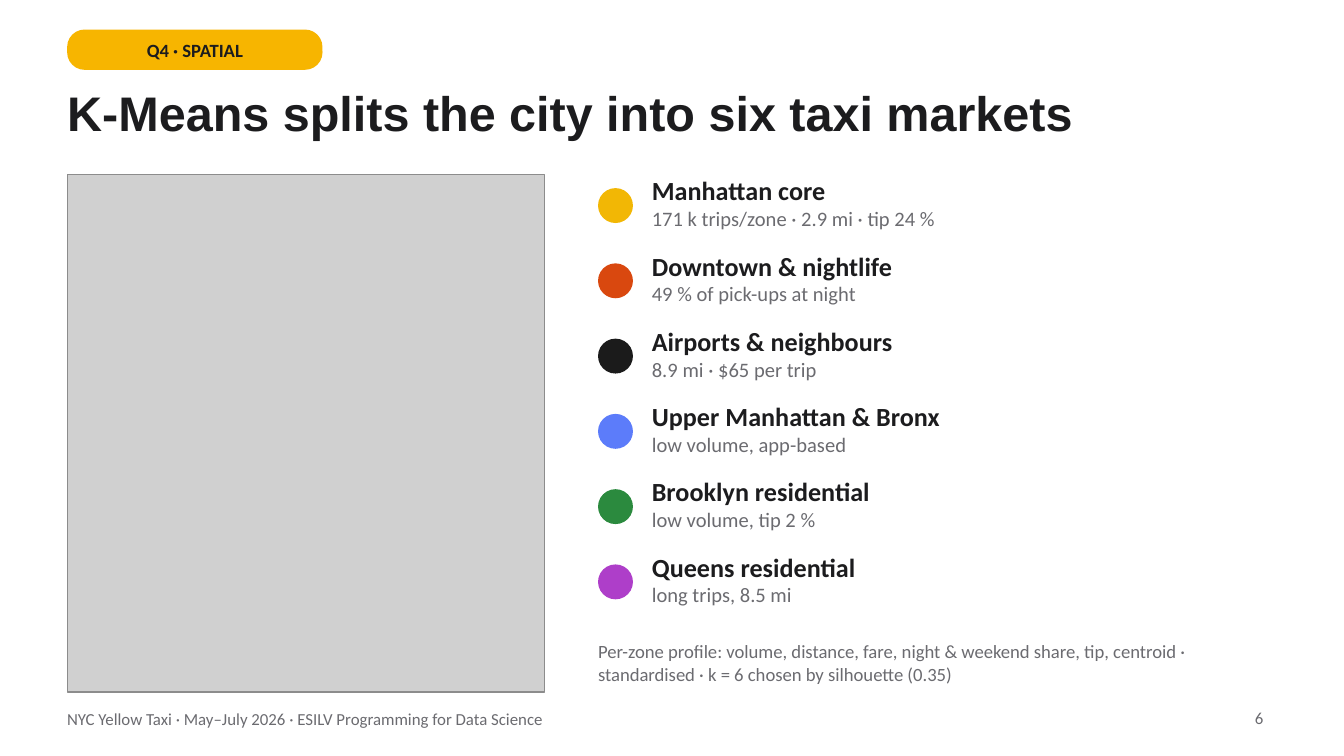
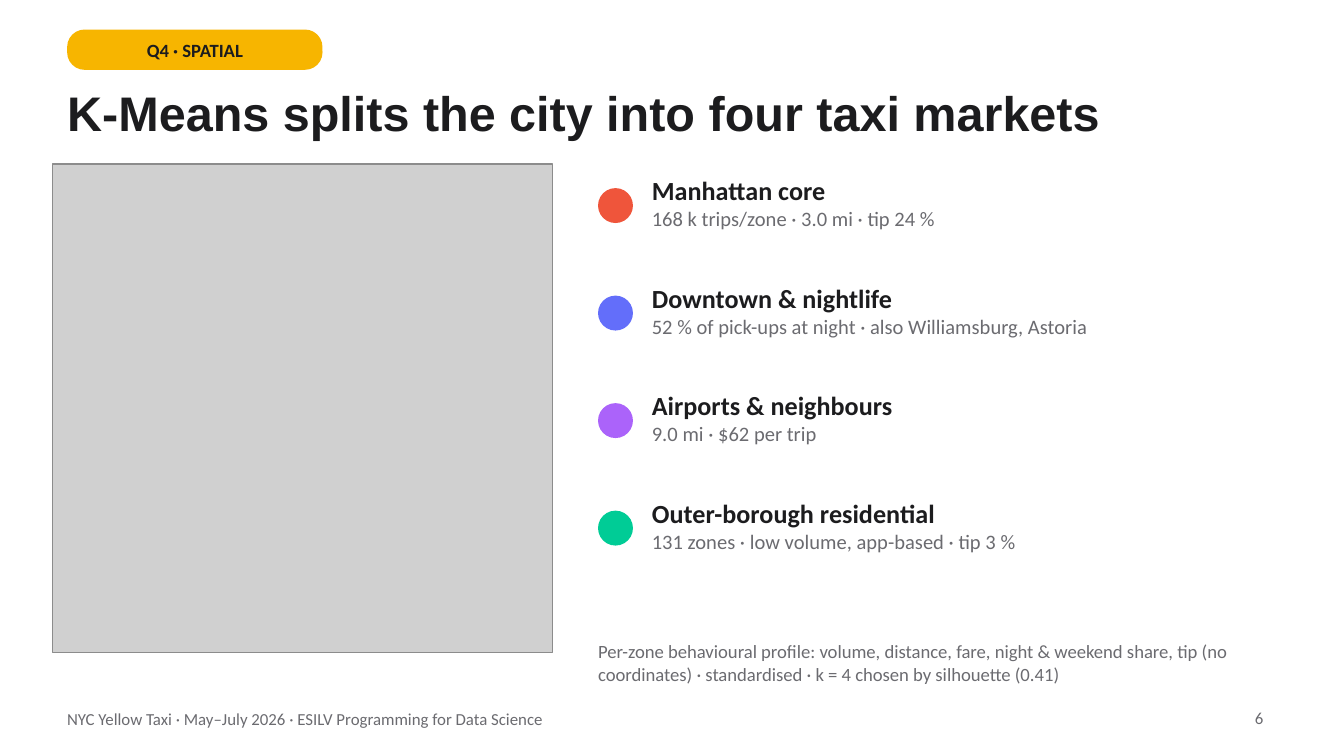
Before and after one commit to diallothierno0223/programming_in_ds_taxi_study, a slide deck: slide 6 of DIALLO_slides.pptx. Drawn at 1344x756 pixels with LibreOffice and Linux fonts; fonts in the diff are those of the drawing; grey boxes stand for pictures. Boxes give left, top, right and bottom in pixels: in the first picture for what was removed or moved away, otherwise in the second. Text is boxed around its words. In the diff, an @@ line names an element or a change of style, - is before the commit and + after.

```diff
--- a/DIALLO_slides.pptx
+++ b/DIALLO_slides.pptx
@@ title at bbox=[67, 96, 1099, 141]: text changed @@
-K-Means splits the city into six taxi markets
+K-Means splits the city into four taxi markets
@@ picture: place and size @@
-picture at bbox=[67, 175, 544, 692]
+picture at bbox=[52, 164, 552, 653]
@@ ellipse at bbox=[598, 188, 633, 223]: fill #F2B705 to #EF553B @@
@@ text at bbox=[652, 212, 915, 230]: text changed @@
-171 k trips/zone · 2.9 mi · tip 24 %
+168 k trips/zone · 3.0 mi · tip 24 %
@@ ellipse: place and size @@
-ellipse at bbox=[598, 263, 633, 298]
+ellipse at bbox=[598, 296, 633, 331]
@@ ellipse at bbox=[598, 296, 633, 331]: fill #D9480F to #636EFA @@
@@ text "Downtown & nightlife": place and size @@
-text "Downtown & nightlife" at bbox=[652, 257, 892, 305]
+text "Downtown & nightlife" at bbox=[652, 289, 1087, 338]
@@ text at bbox=[652, 320, 1087, 338]: text changed @@
-49 % of pick-ups at night
+52 % of pick-ups at night · also Williamsburg, Astoria
@@ ellipse: place and size @@
-ellipse at bbox=[598, 339, 633, 374]
+ellipse at bbox=[598, 403, 633, 438]
@@ ellipse at bbox=[598, 403, 633, 438]: fill #1B1B1B to #AB63FA @@
@@ text "Airports & neighbours": place and size @@
-text "Airports & neighbours" at bbox=[652, 332, 893, 381]
+text "Airports & neighbours" at bbox=[652, 396, 893, 445]
@@ text at bbox=[652, 427, 817, 445]: text changed @@
-8.9 mi · $65 per trip
+9.0 mi · $62 per trip
@@ ellipse removed at bbox=[598, 489, 633, 524] @@
@@ text at bbox=[652, 504, 995, 553]: text changed; size 14 to 11 pt; text colour #1C1C1E to #6B6B70; bold off @@
-Upper Manhattan & Bronx
-low volume, app-based
+Outer-borough residential
+131 zones · low volume, app-based · tip 3 %
@@ text removed at bbox=[652, 482, 870, 531] @@
-Brooklyn residential
-low volume, tip 2 %
@@ ellipse: place and size @@
-ellipse at bbox=[598, 414, 633, 449]
+ellipse at bbox=[598, 511, 633, 546]
@@ ellipse at bbox=[598, 511, 633, 546]: fill #5C7CFA to #00CC96 @@
@@ ellipse removed at bbox=[598, 564, 633, 599] @@
@@ text removed at bbox=[652, 558, 856, 606] @@
-Queens residential
-long trips, 8.5 mi
@@ text at bbox=[598, 644, 1227, 684]: text changed @@
-Per-zone profile: volume, distance, fare, night & weekend share, tip, centroid · standardised · k = 6 chosen by silhouette (0.35)
+Per-zone behavioural profile: volume, distance, fare, night & weekend share, tip (no coordinates) · standardised · k = 4 chosen by silhouette (0.41)
```
Also in this commit, not shown: 3 other slides changed, 14 other files.
